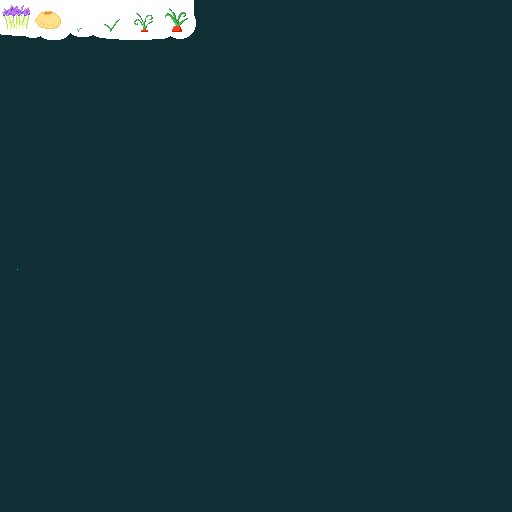
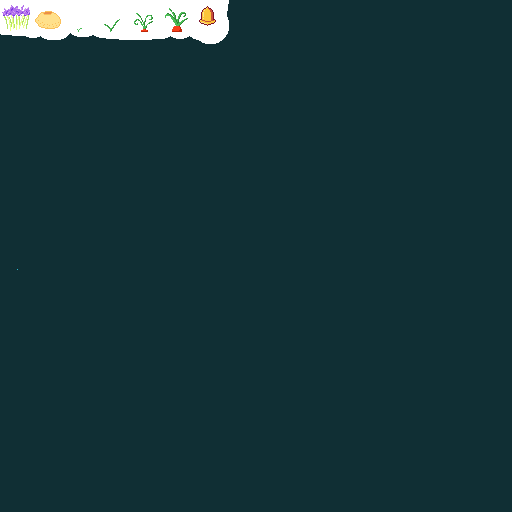
Two versions of the same layered image (512 x 512). Layer-by-layer changes:
added layer "Capa de pintura 3" above "Capa de pintura 2" over [190, 0, 229, 44]
painted on "Capa de pintura 1" over [190, 0, 229, 44]
